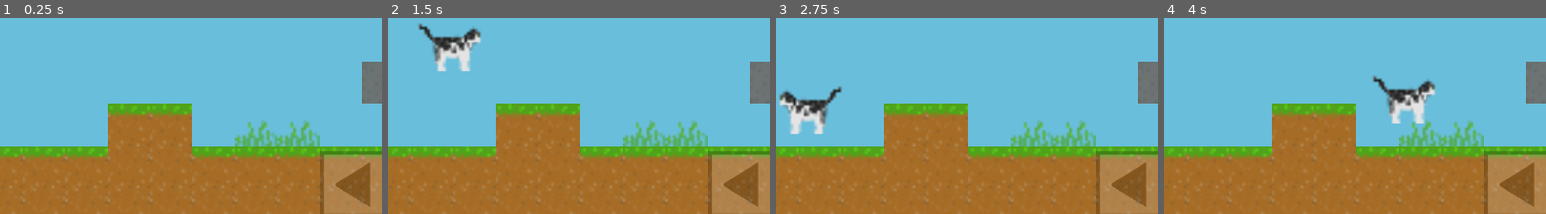
Above: before the commit, frames 1-4 (left to right).
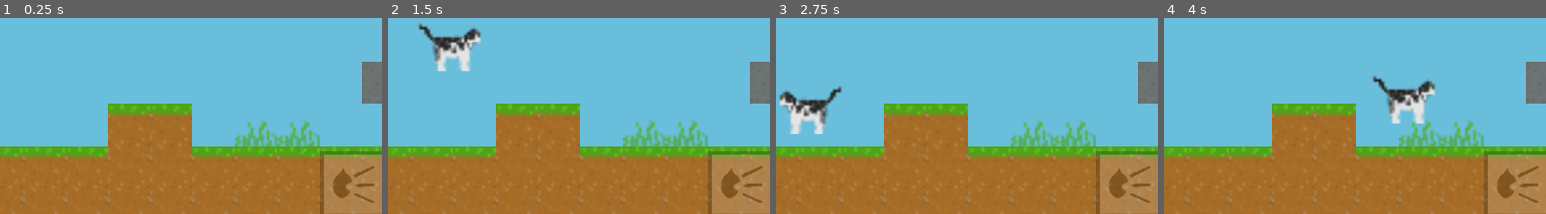
Above: after the commit, the same moments.

Repository: smartshark27/cat-former
Game: Godot game, scene res://scenes/main.tscn
Same seed, same stepped clock (60 frames per second), same inputs: the game is played once before the commit and once after it.
Inputs:
- Up to frame 1 (0.25 s): no input
- Up to frame 2 (1.5 s): tap Enter at 0.5 s; hold Right (right) from 0.53 s (still down); tap M (meow) at 0.6, 1.35 s; tap Space (jump) at 0.77 s
- Up to frame 3 (2.75 s): tap Space (jump) at 1.52 s; release Right (right) at 2.03 s; hold Left (left) from 2.03 s (still down); tap M (meow) at 2.1 s
- Up to frame 4 (4 s): release Left (left) at 2.78 s; hold Right (right) from 2.78 s (still down); tap M (meow) at 2.85, 3.6 s; tap Space (jump) at 3.02, 3.77 s
The pictures show only the part of the screen within x 30-80%, y 44-94%; the shares and areas given below are measured in that part.

The runs differ from the first frame. In frame 1, 1.0% of the frame differs, in the area x 87-98%, y 73-97%; in frame 2, 1.0%; in frame 3, 1.0%; in frame 4, 1.0%.

Commit message:
Add meow button icon, use typing

Diff:
--- a/project/scenes/main.tscn
+++ b/project/scenes/main.tscn
@@ -1,10 +1,11 @@
-[gd_scene load_steps=20 format=4 uid="uid://c3cptt02ppd05"]
+[gd_scene load_steps=21 format=4 uid="uid://c3cptt02ppd05"]
 
 [ext_resource type="Texture2D" uid="uid://dk6q1tnlp7fmn" path="res://art/Cat_Frames.png" id="1_43pfp"]
 [ext_resource type="Texture2D" uid="uid://byylxrsao6gi4" path="res://art/Tile_Set.png" id="2_0ln7u"]
 [ext_resource type="Script" path="res://scripts/player.gd" id="2_tdud7"]
 [ext_resource type="Script" path="res://scripts/touch_screen_controls.gd" id="4_6xfdp"]
 [ext_resource type="Texture2D" uid="uid://dixgvuly68g38" path="res://art/DirectionalButton.png" id="5_xopyv"]
+[ext_resource type="Texture2D" uid="uid://d23ln6a0jr0uv" path="res://art/MeowButton.png" id="6_esrcw"]
 [ext_resource type="Script" path="res://scripts/cat_sounds.gd" id="6_m5p88"]
 [ext_resource type="AudioStream" uid="uid://dqr4npkdfyrbo" path="res://art/Happy Meow.mp3" id="7_qxu51"]
 [ext_resource type="AudioStream" uid="uid://ws7nps2filqm" path="res://art/Angry Meow.mp3" id="8_tyerr"]
@@ -123,7 +124,7 @@
 
 [node name="MeowButton" type="TouchScreenButton" parent="TouchScreenControls"]
 position = Vector2(833, 520)
-texture_normal = ExtResource("5_xopyv")
+texture_normal = ExtResource("6_esrcw")
 shape = SubResource("RectangleShape2D_lfscv")
 visibility_mode = 1
 
--- a/project/scripts/cat_sounds.gd
+++ b/project/scripts/cat_sounds.gd
@@ -3,7 +3,7 @@
 
 func _process(delta: float) -> void:
 	if Input.is_action_just_pressed("meow"):
-		var meows: Array = [$HappyMeow, $AngryMeow]
-		for meow: AudioStreamPlayer2D in meows:
+		var meows := [$HappyMeow, $AngryMeow]
+		for meow in meows:
 			meow.stop()
 		meows.pick_random().play()
--- a/project/scripts/player.gd
+++ b/project/scripts/player.gd
@@ -1,8 +1,8 @@
 extends CharacterBody2D
 
 
-const SPEED = 300.0
-const JUMP_VELOCITY = -500.0
+const SPEED := 300.0
+const JUMP_VELOCITY := -500.0
 
 
 func _physics_process(delta: float) -> void:
@@ -15,7 +15,6 @@
 		velocity.y = JUMP_VELOCITY
 
 	# Get the input direction and handle the movement/deceleration.
-	# As good practice, you should replace UI actions with custom gameplay actions.
 	var direction := Input.get_axis("left", "right")
 	if direction:
 		velocity.x = direction * SPEED
Binary file changed: project/art/Cat_Frames.png
Binary file added: project/art/MeowButton.png
Not shown, added: project/art/MeowButton.png.import
